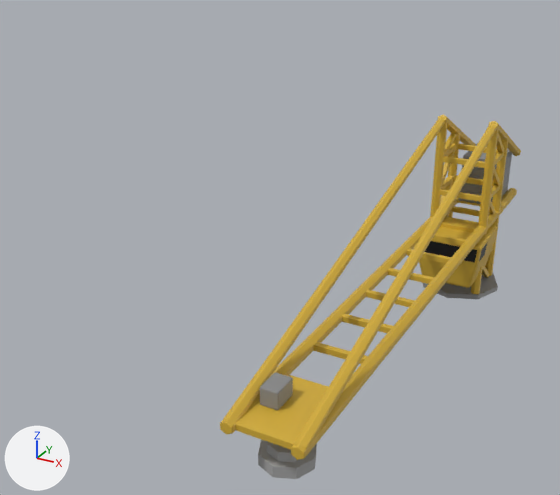
A saved change to the Blender file docs/Blender/Crane.blend.
Rendered twice from a camera (50 mm lens) standing at (3.9, -15.2, 14.4) and looking at (-4.9, 0.8, 6.4). The lights are fixed; the arrows at lower left show +X, +Y and +Z. The older version comes first. The same objects are shown in both versions, whatever each file hides.

Script lines for the objects in view, before the commit:
```python
me_cube_009 = bpy.data.meshes.new('Cube.009')
me_cube_009.from_pydata(...)  # 2294 vertices, 1827 faces; spans x -3.7..0.05, y -8.52..2.02, z -0.84..0.84
# faces by material slot: [3, 1329, 495]
me_cube_009.materials.append(mat_material_001)  # black #141414
me_cube_009.materials.append(mat_material_002)  # yellow #d5af38
me_cube_009.materials.append(mat_material_003)  # grey #898989
me_cylinder = bpy.data.meshes.new('Cylinder')
me_cylinder.from_pydata(...)  # 64 vertices, 58 faces; spans x -0.401..0.401, y -0.401..0.401, z -0.172..0.203
me_cylinder.materials.append(mat_material_005)  # grey #a8a8a8
ob_crane_top = bpy.data.objects.new('Crane_Top', me_cube_009)
ob_crane_top.location = (0.0, 0.0, 6.94)
ob_crane_top.rotation_euler = (0.0, 1.571, 0.0)  # degrees (0, 90, 0)
ob_hook = bpy.data.objects.new('Hook', me_cylinder)
ob_hook.location = (0.0, -7.83, 7.83)
```
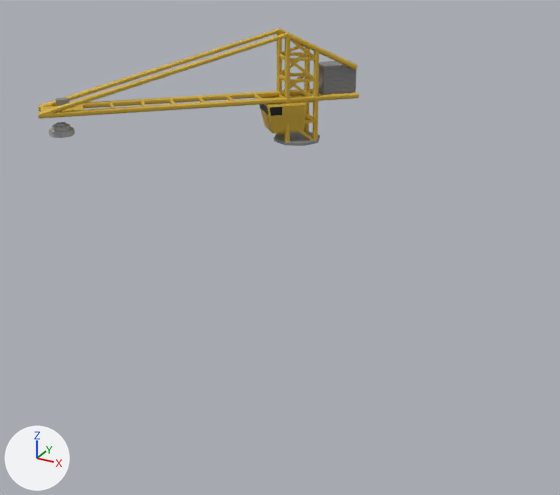
Diff of the bpy script that builds the scene:
```diff
--- a/docs/Blender/Crane.blend.py
+++ b/docs/Blender/Crane.blend.py
@@ ob_crane_top @@
 ob_crane_top = bpy.data.objects.new('Crane_Top', me_cube_009)
-ob_crane_top.location = (0.0, 0.0, 6.94)
-ob_crane_top.rotation_euler = (0.0, 1.571, 0.0)  # degrees (0, 90, 0)
+ob_crane_top.location = (-8.32, 8.32, 6.94)
+ob_crane_top.rotation_euler = (0.798, 1.571, 0.0)  # degrees (46, 90, 0)
@@ ob_hook @@
 ob_hook = bpy.data.objects.new('Hook', me_cylinder)
-ob_hook.location = (0.0, -7.83, 7.83)
+ob_hook.location = (-13.92, 2.77, 7.83)
```

Where the change shows, as pixel boxes [x1, y1, x2, y2] in the pictures (560 x 495 px):
'Crane_Top', moved, turned
    before: [220, 115, 521, 460]
    after: [38, 28, 359, 146]
'Hook', moved
    before: [258, 440, 317, 479]
    after: [49, 122, 75, 138]
